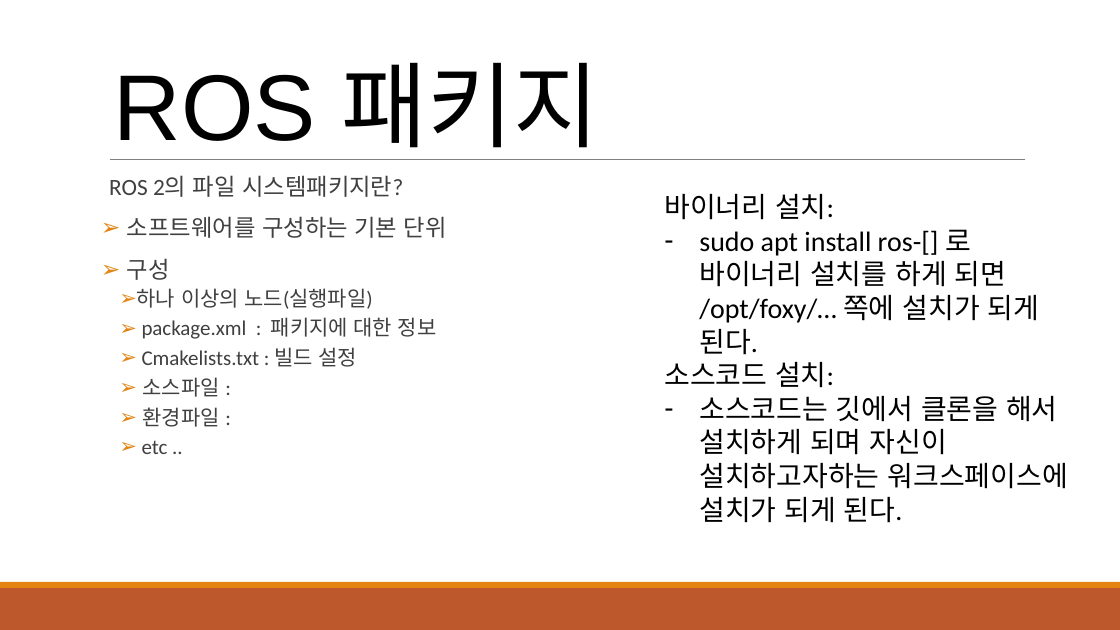
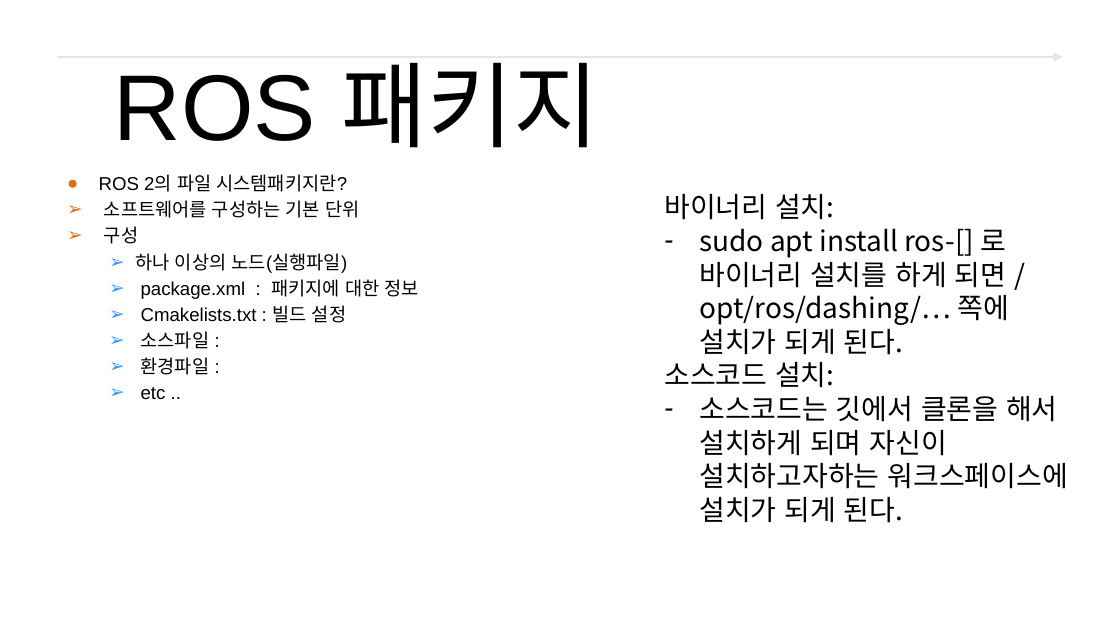
Before and after one commit to freshmea/ict_robot_sj, a slide deck: slide 3 of pdf_ppt/3. ROS2/교안_ROS2 터틀봇_바인드소프트_2일차교욱.pptx (slide 4 before the commit). Drawn at 1120x630 pixels with LibreOffice and Linux fonts; fonts in the diff are those of the drawing; background and template pictures are left out. Boxes give left, top, right and bottom in pixels: in the first picture for what was removed or moved away, otherwise in the second. Text is boxed around its words. In the diff, an @@ line names an element or a change of style, - is before the commit and + after.

```diff
--- a/pdf_ppt/3. ROS2/교안_ROS2 터틀봇_바인드소프트_2일차교욱.pptx
+++ b/pdf_ppt/3. ROS2/교안_ROS2 터틀봇_바인드소프트_2일차교욱.pptx
@@ arrow added from (57, 57) to (1063, 57), #E6E6E6 1.5 pt @@
@@ text "ROS 2의 파일 시스템패키지란?": place and size @@
-text "ROS 2의 파일 시스템패키지란?" at box(109, 175, 447, 454)
+text "ROS 2의 파일 시스템패키지란?" at box(99, 174, 419, 400)
@@ text "ROS 2의 파일 시스템패키지란?" at box(99, 174, 419, 400): size 15 to 12 pt in "ROS 2의 파일 시스템패키지란?", "소프트웨어를 구성하는 기본 단위", "구성"; font Calibri to Arial, text colour #404040 to #000000; size 13.5 to 12 pt in "하나 이상의 노드(실행파일)", "package.xml : 패키지에 대한 정보", "Cmakelists.txt : 빌드 설정", "소스파일 :" and 2 more places; bullet   to ●; line spacing 0.9 to 1; less space between paragraphs; bullet colour #E48312 to #E46C0A; indent changed; bullet colour #E48312 to #3399FF @@
@@ line removed from (110, 160) to (1025, 160) @@
@@ text at box(664, 194, 1067, 523): font Calibri to Noto Sans CJK KR in "바이너리 설치:", "소스코드 설치:", "소스코드는 깃에서 클론을 해서 설치하게 되며 자신이 ..." @@
@@ text at box(699, 228, 1010, 355): text changed; font Calibri to Noto Sans CJK KR @@
-– sudo apt install ros-[] 로 바이너리 설치를 하게 되면 /opt/foxy/… 쪽에 설치가 되게 된다.
+– sudo apt install ros-[] 로 바이너리 설치를 하게 되면 /opt/ros/dashing/… 쪽에 설치가 되게 된다.
@@ rectangle removed at box(0, 588, 1120, 630) @@
@@ rectangle removed at box(0, 582, 1120, 588) @@
```
Also in this commit, not shown: 6 other slides changed, 6 slides added, 4 slides removed, 7 other files.
